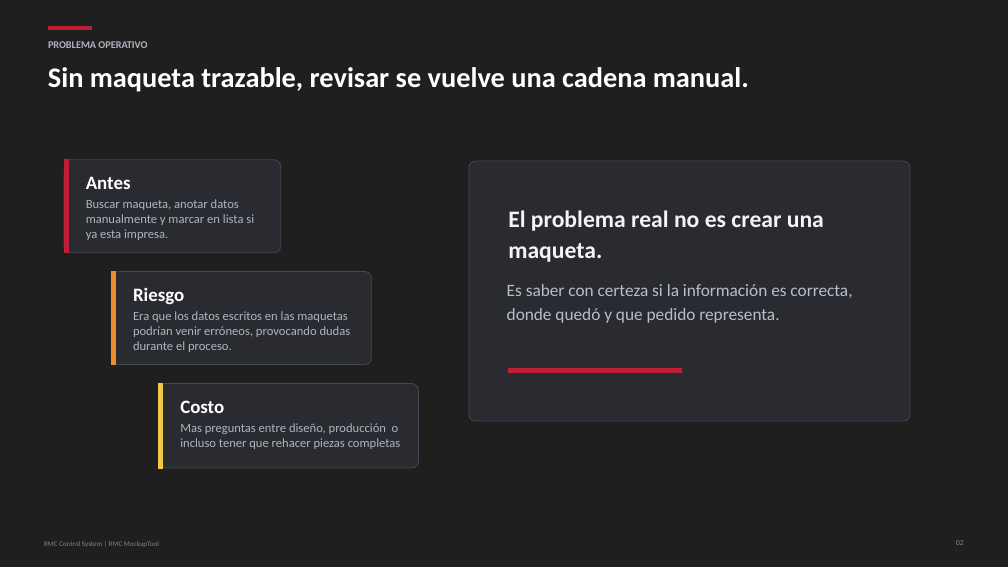
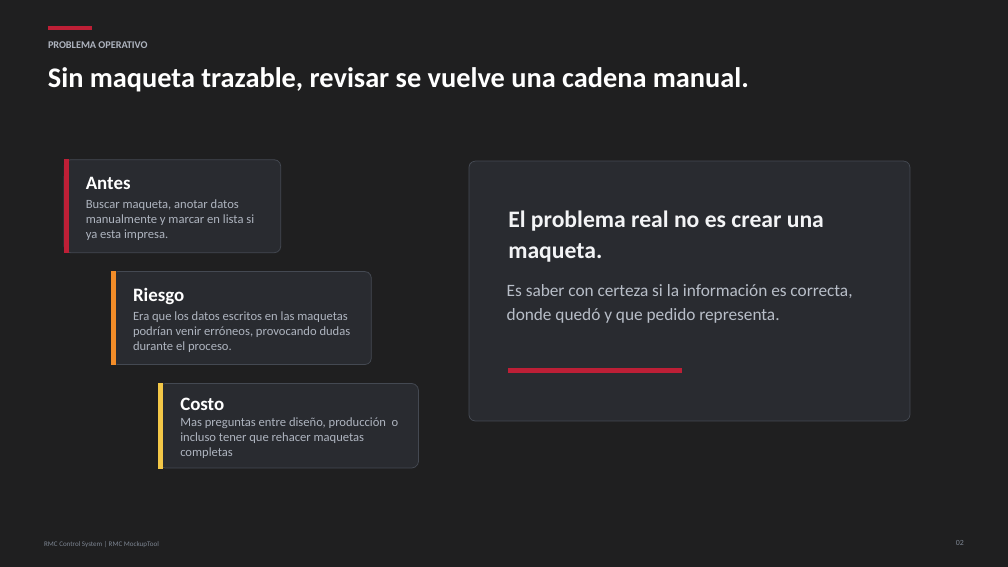
Before and after one commit to albertormc63-cpu/RMC-MockupTool, a slide deck: slide 2 of docs/presentacion/Presentacion_RMC_MockupTool.pptx. Drawn at 1008x567 pixels with LibreOffice and Linux fonts; fonts in the diff are those of the drawing. Boxes give left, top, right and bottom in pixels: in the first picture for what was removed or moved away, otherwise in the second. Text is boxed around its words. In the diff, an @@ line names an element or a change of style, - is before the commit and + after.

```diff
--- a/docs/presentacion/Presentacion_RMC_MockupTool.pptx
+++ b/docs/presentacion/Presentacion_RMC_MockupTool.pptx
@@ text at (x1=180, y1=417, x2=399, y2=458): text changed @@
-Mas preguntas entre diseño, producción o incluso tener que rehacer piezas completas
+Mas preguntas entre diseño, producción o incluso tener que rehacer maquetas completas
```
Also in this commit, not shown: 5 other slides changed, 1 slide removed, 6 other files.
